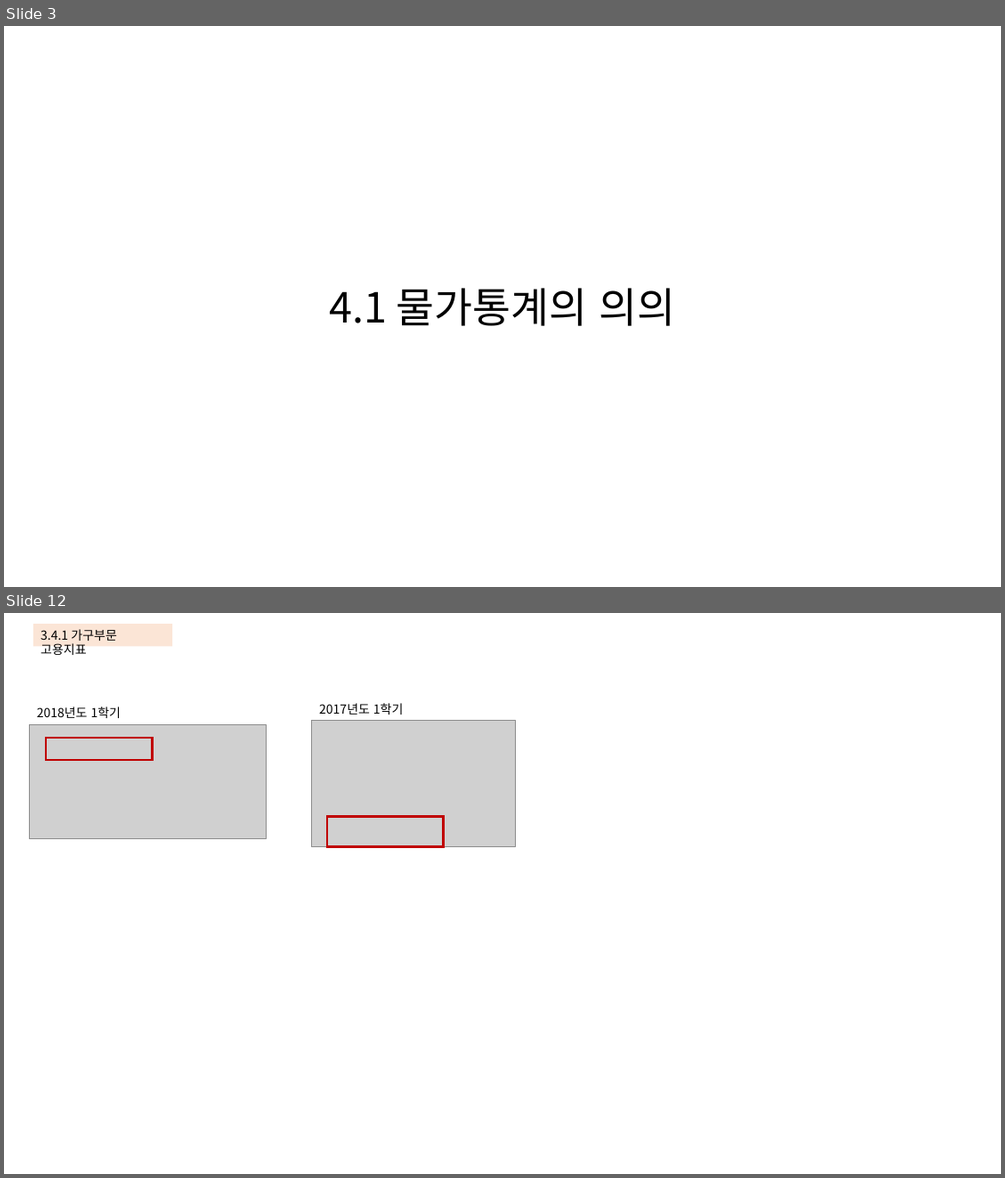
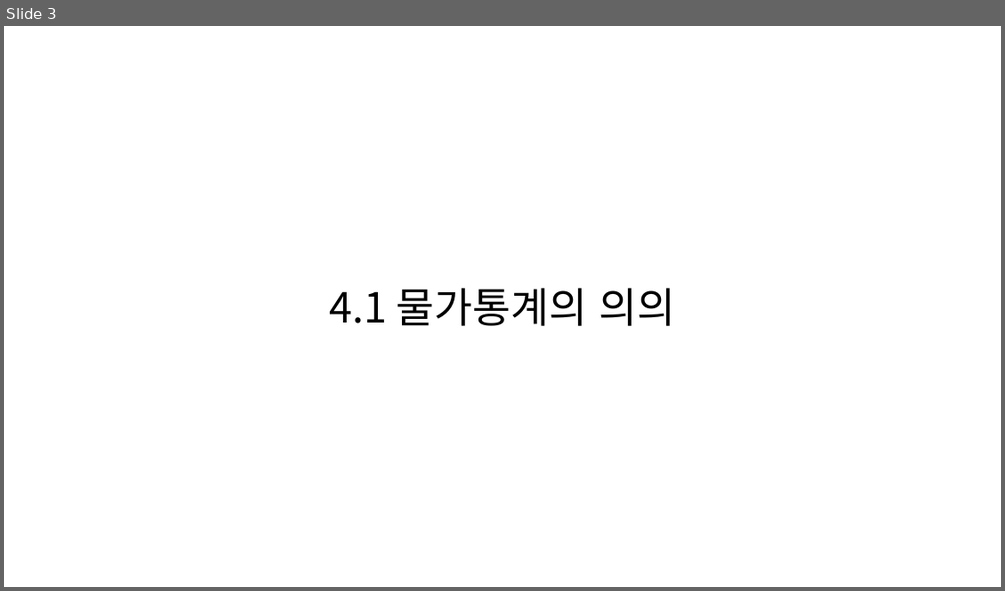
Before and after one commit to KNOU-STUDY/KNOU-UNDERSTANDING-NATIONAL-STATISTICS, a slide deck: previous_question/4장-물가통계.pptx. Shown one above the other, each under a label of ours: slides 3 and 12 before the commit, slide 3 after it; the slides between them are not shown. The pictures are 1005x1178 and 1005x591 pixels, drawn with LibreOffice and Linux fonts; fonts in the diff are those of the drawing; grey boxes stand for pictures. Boxes give left, top, right and bottom in pixels: in the first picture for what was removed or moved away, otherwise in the second. Text is boxed around its words. In the diff, an @@ line names an element or a change of style, - is before the commit and + after.

```diff
--- a/previous_question/4장-물가통계.pptx
+++ b/previous_question/4장-물가통계.pptx
@@ slide 12 removed at <box>4,613,1001,1174</box>, background #FFFFFF @@
@@ rectangle removed at <box>33,624,172,646</box> @@
-3.4.1 가구부문 고용지표
@@ text removed at <box>37,706,121,718</box> @@
-2018년도 1학기
@@ text removed at <box>319,703,403,714</box> @@
-2017년도 1학기
@@ picture removed at <box>30,724,266,838</box> @@
@@ rectangle removed at <box>46,738,152,761</box> @@
@@ picture removed at <box>312,720,516,846</box> @@
@@ rectangle removed at <box>327,817,443,846</box> @@
```
Also in this commit, not shown: 17 slides added, 9 other slides removed.
